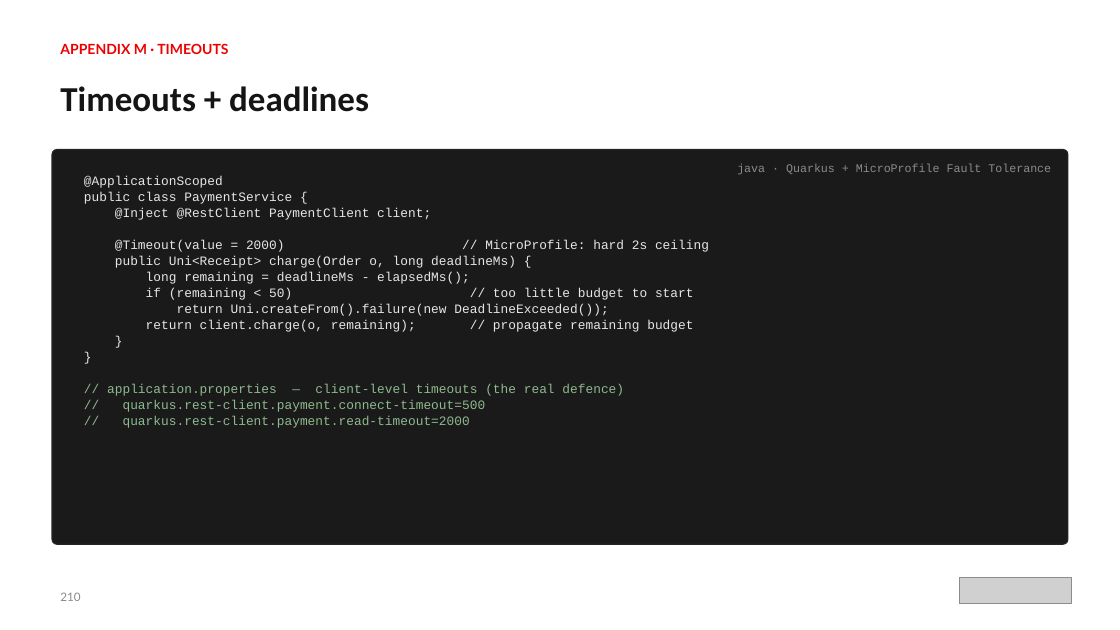
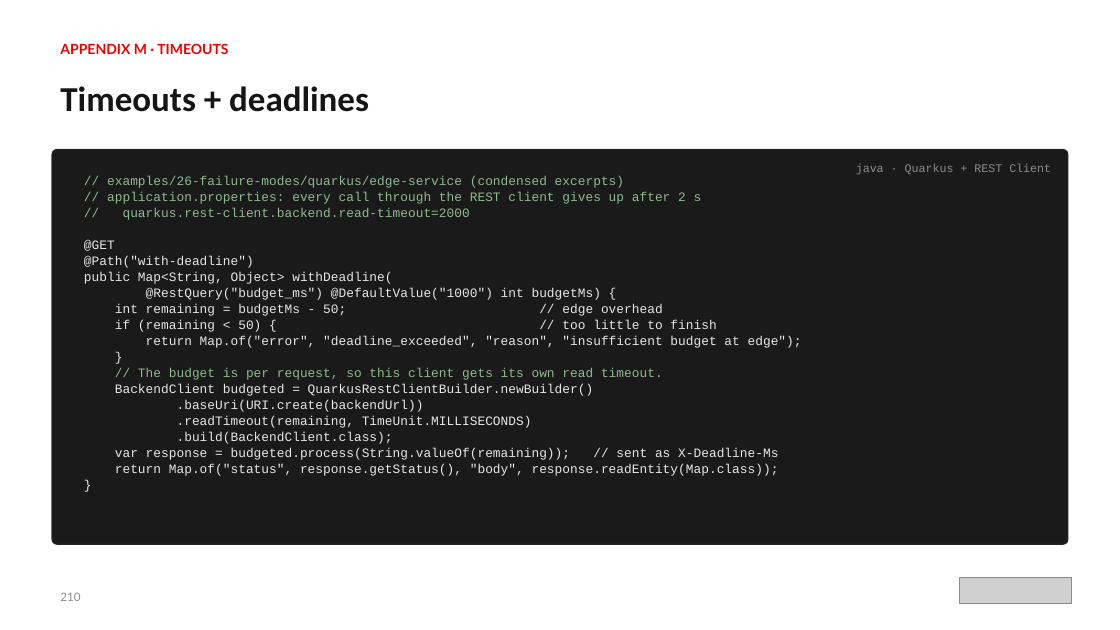
Before and after one commit to patterncatalyst/cloud-native-design-patterns, a slide deck: slide 237 of lgtm-presentation/Designing-Cloud-Native-APIs-Quarkus.pptx. Drawn at 1120x630 pixels with LibreOffice and Linux fonts; fonts in the diff are those of the drawing; grey boxes stand for pictures. Boxes give left, top, right and bottom in pixels: in the first picture for what was removed or moved away, otherwise in the second. Text is boxed around its words. In the diff, an @@ line names an element or a change of style, - is before the commit and + after.

```diff
--- a/lgtm-presentation/Designing-Cloud-Native-APIs-Quarkus.pptx
+++ b/lgtm-presentation/Designing-Cloud-Native-APIs-Quarkus.pptx
@@ text at bbox=[84, 176, 802, 348]: text changed @@
-@ApplicationScoped
-public class PaymentService {
-@Inject @RestClient PaymentClient client;
-@Timeout(value = 2000) // MicroProfile: hard 2s ceiling
-public Uni<Receipt> charge(Order o, long deadlineMs) {
-long remaining = deadlineMs - elapsedMs();
-if (remaining < 50) // too little budget to start
-return Uni.createFrom().failure(new DeadlineExceeded());
-return client.charge(o, remaining); // propagate remaining budget
+// examples/26-failure-modes/quarkus/edge-service (condensed excerpts)
+// application.properties: every call through the REST client gives up after 2 s
+// quarkus.rest-client.backend.read-timeout=2000
+@GET
+@Path("with-deadline")
+public Map<String, Object> withDeadline(
+@RestQuery("budget_ms") @DefaultValue("1000") int budgetMs) {
+int remaining = budgetMs - 50; // edge overhead
+if (remaining < 50) { // too little to finish
+return Map.of("error", "deadline_exceeded", "reason", "insufficient budget at edge");
@@ text at bbox=[856, 164, 1051, 175]: text changed @@
-java · Quarkus + MicroProfile Fault Tolerance
+java · Quarkus + REST Client
@@ text at bbox=[107, 384, 624, 428]: paragraphs removed @@
-// application.properties — client-level timeouts (the real defence)
-// quarkus.rest-client.payment.connect-timeout=500
-// quarkus.rest-client.payment.read-timeout=2000
@@ text at bbox=[115, 368, 779, 476]: paragraphs added @@
+// The budget is per request, so this client gets its own read timeout.
+BackendClient budgeted = QuarkusRestClientBuilder.newBuilder()
+.baseUri(URI.create(backendUrl))
+.readTimeout(remaining, TimeUnit.MILLISECONDS)
+.build(BackendClient.class);
+var response = budgeted.process(String.valueOf(remaining)); // sent as X-Deadline-Ms
+return Map.of("status", response.getStatus(), "body", response.readEntity(Map.class));
```
Also in this commit, not shown: 2 other slides changed, 17 other files.
